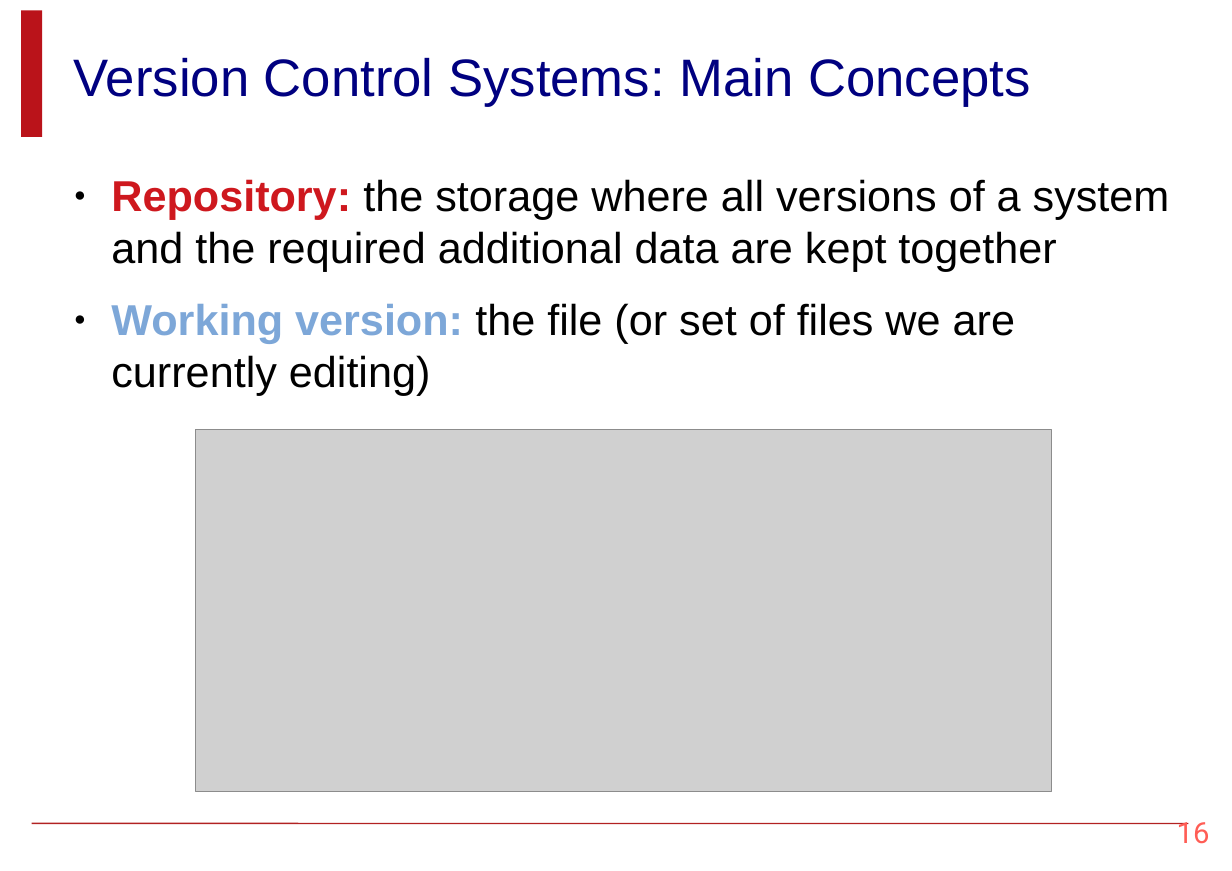
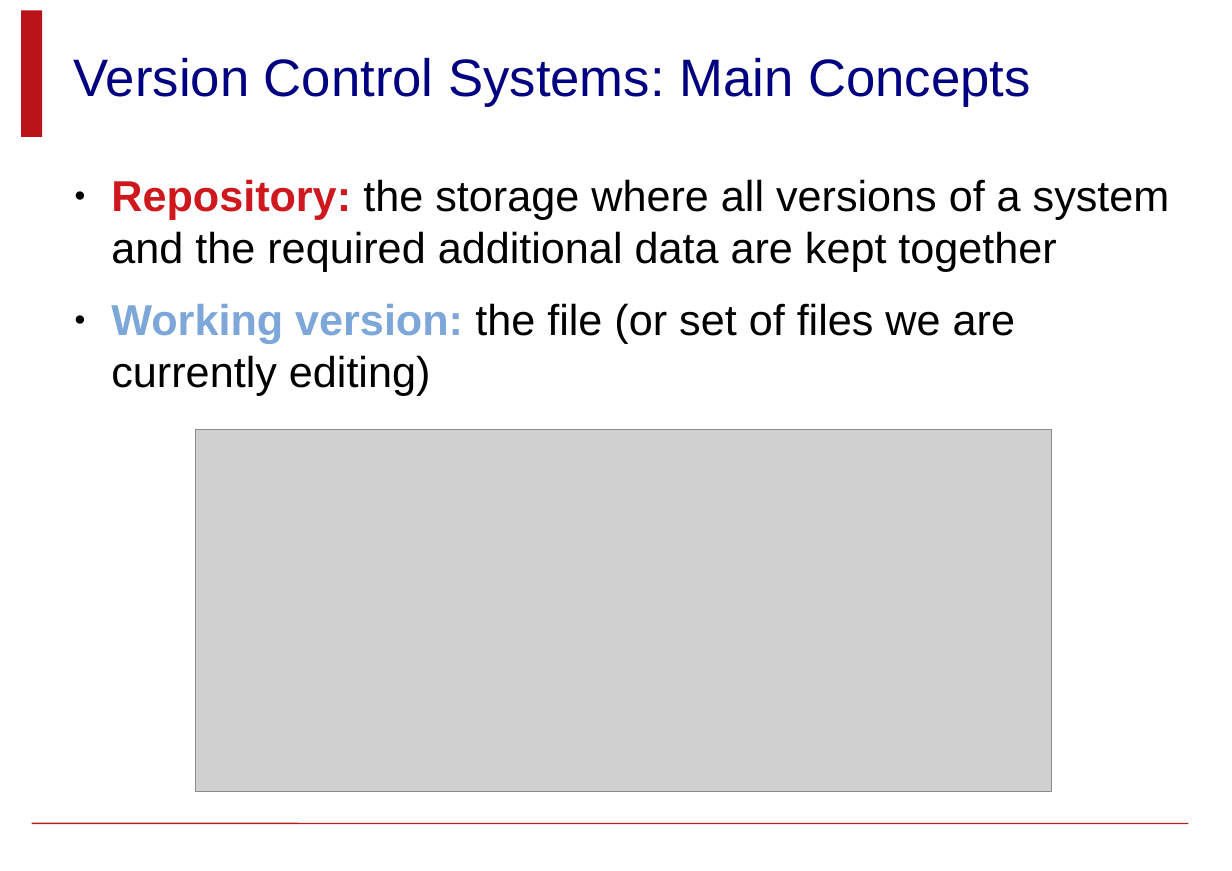
Before and after one commit to ooctopuss/ase2017, a slide deck: slide 16 of Slides/03 - Configuration Management.odp. Drawn at 1232x871 pixels with LibreOffice and Linux fonts; fonts in the diff are those of the drawing; grey boxes stand for pictures. Boxes give left, top, right and bottom in pixels: in the first picture for what was removed or moved away, otherwise in the second. Text is boxed around its words. In the diff, an @@ line names an element or a change of style, - is before the commit and + after.

```diff
--- a/Slides/03 - Configuration Management.odp
+++ b/Slides/03 - Configuration Management.odp
@@ page number removed at (x1=1167, y1=815, x2=1220, y2=865) @@
-16
```
Also in this commit, not shown: 14 other slides changed.
